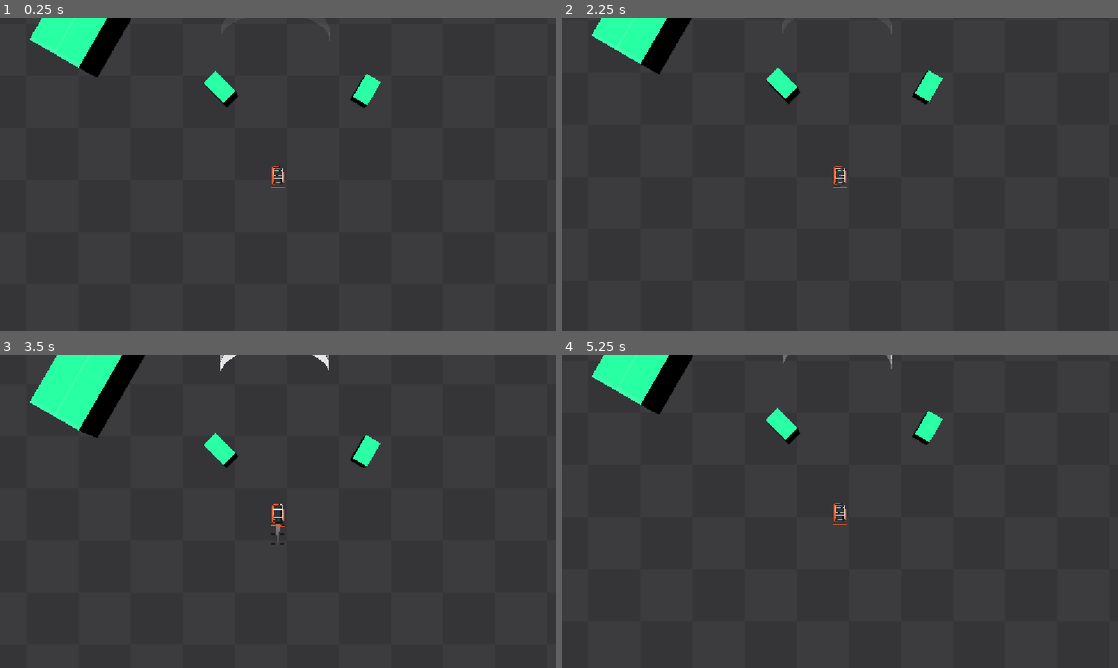
Above: before the commit, frames 1-4 (two rows, left to right).
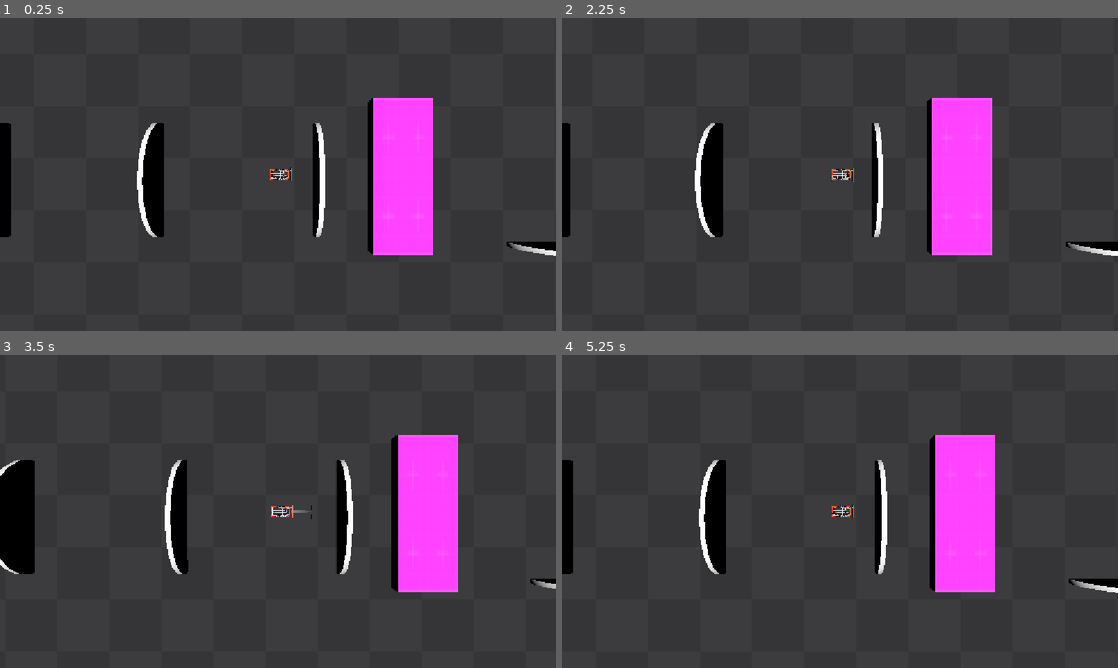
Above: after the commit, the same moments.

Repository: Blueturret/Kart_Drifting_Game
Game: Godot game, scene res://Scenes/Main.tscn
Same seed, same stepped clock (60 frames per second), same inputs: the game is played once before the commit and once after it.
Inputs:
- Up to frame 1 (0.25 s): no input
- Up to frame 2 (2.25 s): hold D (TurnRight) 0.53-1.28 s; hold Space (Drift) 0.53-1.28 s; hold A (TurnLeft) 1.28-2.03 s; tap S (Decelerate) at 1.35 s; tap Space (Drift) at 1.55 s; hold D (TurnRight) from 2.03 s (still down); hold Space (Drift) from 2.03 s (still down)
- Up to frame 3 (3.5 s): release D (TurnRight) at 2.78 s; release Space (Drift) at 2.78 s; hold W (Accelerate) from 2.78 s (still down); tap Space (Drift) at 2.85 s
- Up to frame 4 (5.25 s): release W (Accelerate) at 3.53 s; hold S (Decelerate) 3.53-4.28 s; hold A (TurnLeft) from 3.53 s (still down); tap Space (Drift) at 3.8, 4.35 s; tap R (ResetPos, bound only before the commit) at 4.15 s; tap Enter at 5 s; hold Space (Drift) from 5.03 s (still down)

The runs differ from the first frame. In frame 1, 12% of the frame differs, in the area x 0-100%, y 0-76%; in frame 2, 12%; in frame 3, 15%; in frame 4, 12%.

Commit message:
Updated particles for checkpoints, added final map region (fruit aisle) and added max drift time and cooldown

Diff:
--- a/Scenes/Checkpoint.tscn
+++ b/Scenes/Checkpoint.tscn
@@ -62,6 +62,7 @@
 
 [node name="particle_constant" type="GPUParticles3D" parent="." unique_id=1679009968]
 transform = Transform3D(1, 0, 0, 0, -4.371139e-08, -1, 0, 1, -4.371139e-08, 0, 0, -5.1000004)
+emitting = false
 amount = 3
 lifetime = 2.0
 explosiveness = 0.6
@@ -86,4 +87,10 @@
 transform = Transform3D(1, 0, 0, 0, 1, 0, 0, 0, 1, 0, -1.15, -10.95)
 size = Vector3(37.100002, 1.9, 30.5)
 
+[node name="CSGCylinder3D" type="CSGCylinder3D" parent="." unique_id=1444603743]
+transform = Transform3D(1, 0, 0, 0, -4.371139e-08, -1, 0, 1, -4.371139e-08, 0, 0, 0)
+radius = 12.6
+height = 1.0
+sides = 20
+
 [connection signal="body_entered" from="." to="." method="_on_body_entered"]
--- a/Scenes/Main.tscn
+++ b/Scenes/Main.tscn
@@ -101,7 +101,7 @@
 [node name="Main" type="Node3D" unique_id=759719230]
 
 [node name="Camera3D" type="Camera3D" parent="." unique_id=1901270284]
-transform = Transform3D(-1, -8.742278e-08, -3.821371e-15, 0, -4.371139e-08, 1, -8.742278e-08, 1, 4.371139e-08, 47.80002, 85, 6.4000015)
+transform = Transform3D(-1, -8.742278e-08, -3.821371e-15, 0, -4.371139e-08, 1, -8.742278e-08, 1, 4.371139e-08, -32.19998, 85, 269.8)
 fov = 45.0
 script = ExtResource("1_h1m7h")
 moveSpeed = 38.0
@@ -453,11 +453,215 @@
 use_collision = true
 size = Vector3(4, 8.8, 3.6000001)
 
+[node name="Fruit split" type="Node" parent="Environment" unique_id=2094165635]
+
+[node name="Obstacle9" type="CSGBox3D" parent="Environment/Fruit split" unique_id=566189126]
+transform = Transform3D(4.599234, 0, -0.49566835, 0, 0.65999997, 0, 1.2323613, 0, 1.8498591, -133.3272, 1.4609997, 496.75305)
+material_override = ExtResource("5_0sclb")
+use_collision = true
+size = Vector3(4.2000003, 8.8, 3.6000001)
+
+[node name="Obstacle10" type="CSGBox3D" parent="Environment/Fruit split" unique_id=863564363]
+transform = Transform3D(4.599234, 0, 0.4956682, 0, 0.65999997, 0, -1.2323608, 0, 1.8498591, -161.90775, 1.4609997, 498.45575)
+material_override = ExtResource("5_0sclb")
+use_collision = true
+size = Vector3(5.8, 8.8, 3.6000001)
+
+[node name="Obstacle11" type="CSGBox3D" parent="Environment/Fruit split" unique_id=60087542]
+transform = Transform3D(4.7614775, 0, -3.576279e-08, 0, 0.65999997, 0, 2.861023e-07, 0, 1.915115, -147.50775, 1.4609997, 486.69574)
+material_override = ExtResource("5_0sclb")
+use_collision = true
+size = Vector3(5.8, 8.8, 3.6000001)
+
+[node name="Obstacle12" type="CSGBox3D" parent="Environment/Fruit split" unique_id=1325942162]
+transform = Transform3D(4.599234, 0, 0.4956682, 0, 0.65999997, 0, -1.2323608, 0, 1.8498591, -148.82776, 5.817, 491.49573)
+material_override = ExtResource("5_0sclb")
+use_collision = true
+size = Vector3(4, 8.8, 3.6000001)
+
+[node name="Obstacle17" type="CSGBox3D" parent="Environment/Fruit split" unique_id=482836954]
+transform = Transform3D(4.599234, 0, -0.49566835, 0, 0.65999997, 0, 1.2323613, 0, 1.8498591, -228.1272, 1.4609997, 499.95306)
+material_override = ExtResource("5_0sclb")
+use_collision = true
+size = Vector3(4.2000003, 8.8, 3.6000001)
+
+[node name="Obstacle18" type="CSGBox3D" parent="Environment/Fruit split" unique_id=951604027]
+transform = Transform3D(4.7614775, 0, -3.576279e-08, 0, 0.65999997, 0, 2.861023e-07, 0, 1.915115, -242.30775, 1.4609997, 489.89575)
+material_override = ExtResource("5_0sclb")
+use_collision = true
+size = Vector3(5.8, 8.8, 3.6000001)
+
+[node name="Obstacle19" type="CSGBox3D" parent="Environment/Fruit split" unique_id=34314696]
+transform = Transform3D(4.599234, 0, 0.4956682, 0, 0.65999997, 0, -1.2323608, 0, 1.8498591, -243.62776, 5.817, 494.69574)
+material_override = ExtResource("5_0sclb")
+use_collision = true
+size = Vector3(4, 8.8, 3.6000001)
+
+[node name="Obstacle13" type="CSGBox3D" parent="Environment/Fruit split" unique_id=1413738550]
+transform = Transform3D(4.5992336, 0, -0.49566832, 0, 0.65999997, 0, 1.2323613, 0, 1.849859, -193.97156, 1.4609997, 492.31952)
+material_override = ExtResource("5_0sclb")
+use_collision = true
+size = Vector3(5.8, 8.8, 3.6000001)
+
+[node name="Obstacle14" type="CSGBox3D" parent="Environment/Fruit split" unique_id=1450057641]
+transform = Transform3D(4.5992336, 0, -0.49566832, 0, 0.65999997, 0, 1.2323613, 0, 1.849859, -179.16394, 5.817, 492.83197)
+material_override = ExtResource("5_0sclb")
+use_collision = true
+size = Vector3(4, 8.8, 3.6000001)
+
+[node name="Obstacle15" type="CSGBox3D" parent="Environment/Fruit split" unique_id=2009105975]
+transform = Transform3D(4.7614775, 0, -8.940697e-08, 0, 0.66, 0, 3.5762787e-07, 0, 1.9151151, -214.58562, 1.4609997, 497.8445)
+material_override = ExtResource("5_0sclb")
+use_collision = true
+size = Vector3(5.8, 8.8, 3.6000001)
+
+[node name="Obstacle16" type="CSGBox3D" parent="Environment/Fruit split" unique_id=1709939661]
+transform = Transform3D(4.7614775, 0, -8.940697e-08, 0, 0.66, 0, 3.5762787e-07, 0, 1.9151151, -200.14992, 5.817, 494.507)
+material_override = ExtResource("5_0sclb")
+use_collision = true
+size = Vector3(4, 8.8, 3.6000001)
+
+[node name="Checkpoint13" parent="Environment/Fruit split" unique_id=1488605737 node_paths=PackedStringArray("multiplierBar") instance=ExtResource("6_sxkr1")]
+transform = Transform3D(0.70710665, 0, 0.70710665, 0, 1, 0, -0.70710665, 0, 0.70710665, 82.93455, 1.3750002, 289.30197)
+multiplierBar = NodePath("../../../Multiplier bar")
+
+[node name="Checkpoint14" parent="Environment/Fruit split" unique_id=2041119325 node_paths=PackedStringArray("multiplierBar") instance=ExtResource("6_sxkr1")]
+transform = Transform3D(0.9999997, 0, 0, 0, 1, 0, 0, 0, 0.9999997, 101.31933, 1.3750002, 322.96027)
+multiplierBar = NodePath("../../../Multiplier bar")
+
+[node name="Checkpoint16" parent="Environment/Fruit split" unique_id=1978678686 node_paths=PackedStringArray("multiplierBar") instance=ExtResource("6_sxkr1")]
+transform = Transform3D(0.70710653, 0, -0.70710665, 0, 1, 0, 0.70710665, 0, 0.70710653, 75.02727, 1.3750002, 483.58508)
+multiplierBar = NodePath("../../../Multiplier bar")
+
+[node name="Checkpoint17" parent="Environment/Fruit split" unique_id=618447288 node_paths=PackedStringArray("multiplierBar") instance=ExtResource("6_sxkr1")]
+transform = Transform3D(-4.371137e-08, 0, -0.99999964, 0, 1, 0, 0.99999964, 0, -4.371137e-08, 46.968975, 1.3750002, 493.5699)
+multiplierBar = NodePath("../../../Multiplier bar")
+
+[node name="Checkpoint23" parent="Environment/Fruit split" unique_id=1349065296 node_paths=PackedStringArray("multiplierBar") instance=ExtResource("6_sxkr1")]
+transform = Transform3D(-4.371137e-08, 0, -0.99999964, 0, 1, 0, 0.99999964, 0, -4.371137e-08, 14.168973, 1.3750002, 493.5699)
+multiplierBar = NodePath("../../../Multiplier bar")
+
+[node name="Checkpoint24" parent="Environment/Fruit split" unique_id=954852152 node_paths=PackedStringArray("multiplierBar") instance=ExtResource("6_sxkr1")]
+transform = Transform3D(-4.371137e-08, 0, -0.99999964, 0, 1, 0, 0.99999964, 0, -4.371137e-08, -18.231028, 1.3750002, 493.5699)
+multiplierBar = NodePath("../../../Multiplier bar")
+
+[node name="Checkpoint39" parent="Environment/Fruit split" unique_id=1313100647 node_paths=PackedStringArray("multiplierBar") instance=ExtResource("6_sxkr1")]
+transform = Transform3D(1.4901161e-08, 0, -0.99999946, 0, 1, 0, 0.99999946, 0, 1.4901161e-08, -333.43106, 1.3750002, 491.16983)
+multiplierBar = NodePath("../../../Multiplier bar")
+
+[node name="Checkpoint40" parent="Environment/Fruit split" unique_id=735518770 node_paths=PackedStringArray("multiplierBar") instance=ExtResource("6_sxkr1")]
+transform = Transform3D(-0.49999982, 0, -0.86602503, 0, 1, 0, 0.86602503, 0, -0.49999982, -305.29773, 1.3750002, 513.9364)
+multiplierBar = NodePath("../../../Multiplier bar")
+
+[node name="Checkpoint41" parent="Environment/Fruit split" unique_id=1681710877 node_paths=PackedStringArray("multiplierBar") instance=ExtResource("6_sxkr1")]
+transform = Transform3D(-0.258819, 0, -0.96592546, 0, 1, 0, 0.96592546, 0, -0.258819, -281.4977, 1.3750002, 524.7364)
+multiplierBar = NodePath("../../../Multiplier bar")
+
+[node name="Checkpoint48" parent="Environment/Fruit split" unique_id=306415044 node_paths=PackedStringArray("multiplierBar") instance=ExtResource("6_sxkr1")]
+transform = Transform3D(0.2588188, 0, -0.96592534, 0, 1, 0, 0.96592534, 0, 0.2588188, -67.29768, 1.3750002, 529.3364)
+multiplierBar = NodePath("../../../Multiplier bar")
+
+[node name="Checkpoint49" parent="Environment/Fruit split" unique_id=530830837 node_paths=PackedStringArray("multiplierBar") instance=ExtResource("6_sxkr1")]
+transform = Transform3D(0.49999976, 0, -0.8660249, 0, 1, 0, 0.8660249, 0, 0.49999976, -45.297688, 1.3750002, 519.7364)
+multiplierBar = NodePath("../../../Multiplier bar")
+
+[node name="Checkpoint50" parent="Environment/Fruit split" unique_id=159966186 node_paths=PackedStringArray("multiplierBar") instance=ExtResource("6_sxkr1")]
+transform = Transform3D(-8.940697e-08, 2.1855692e-08, -0.9999995, 8.1566526e-08, 1, 2.1855675e-08, 0.9999995, -8.156656e-08, -8.940697e-08, -94.09771, 1.3750002, 530.9364)
+multiplierBar = NodePath("../../../Multiplier bar")
+
+[node name="Checkpoint51" parent="Environment/Fruit split" unique_id=1250411050 node_paths=PackedStringArray("multiplierBar") instance=ExtResource("6_sxkr1")]
+transform = Transform3D(-8.940697e-08, 2.1855692e-08, -0.9999995, 8.1566526e-08, 1, 2.1855675e-08, 0.9999995, -8.156656e-08, -8.940697e-08, -126.49771, 1.3750002, 530.9364)
+multiplierBar = NodePath("../../../Multiplier bar")
+
+[node name="Checkpoint54" parent="Environment/Fruit split" unique_id=1906909198 node_paths=PackedStringArray("multiplierBar") instance=ExtResource("6_sxkr1")]
+transform = Transform3D(-8.940697e-08, 2.1855692e-08, -0.9999995, 8.1566526e-08, 1, 2.1855675e-08, 0.9999995, -8.156656e-08, -8.940697e-08, -159.09772, 1.3750002, 530.9364)
+multiplierBar = NodePath("../../../Multiplier bar")
+
+[node name="Checkpoint55" parent="Environment/Fruit split" unique_id=773650421 node_paths=PackedStringArray("multiplierBar") instance=ExtResource("6_sxkr1")]
+transform = Transform3D(-8.940697e-08, 2.1855692e-08, -0.9999995, 8.1566526e-08, 1, 2.1855675e-08, 0.9999995, -8.156656e-08, -8.940697e-08, -191.69772, 1.3750002, 530.9364)
+multiplierBar = NodePath("../../../Multiplier bar")
+
+[node name="Checkpoint56" parent="Environment/Fruit split" unique_id=1067098532 node_paths=PackedStringArray("multiplierBar") instance=ExtResource("6_sxkr1")]
+transform = Transform3D(-8.940697e-08, 2.1855692e-08, -0.9999995, 8.1566526e-08, 1, 2.1855675e-08, 0.9999995, -8.156656e-08, -8.940697e-08, -224.69772, 1.3750002, 530.9364)
+multiplierBar = NodePath("../../../Multiplier bar")
+
+[node name="Checkpoint57" parent="Environment/Fruit split" unique_id=519138784 node_paths=PackedStringArray("multiplierBar") instance=ExtResource("6_sxkr1")]
+transform = Transform3D(-8.940697e-08, 2.1855692e-08, -0.9999995, 8.1566526e-08, 1, 2.1855675e-08, 0.9999995, -8.156656e-08, -8.940697e-08, -257.29773, 1.3750002, 530.9364)
+multiplierBar = NodePath("../../../Multiplier bar")
+
+[node name="Checkpoint42" parent="Environment/Fruit split" unique_id=1207219934 node_paths=PackedStringArray("multiplierBar") instance=ExtResource("6_sxkr1")]
+transform = Transform3D(0.49999982, 0, -0.8660251, 0, 1, 0, 0.8660251, 0, 0.49999982, -303.49774, 1.3750002, 461.1366)
+multiplierBar = NodePath("../../../Multiplier bar")
+
+[node name="Checkpoint43" parent="Environment/Fruit split" unique_id=405886215 node_paths=PackedStringArray("multiplierBar") instance=ExtResource("6_sxkr1")]
+transform = Transform3D(0.25881886, 0, -0.96592546, 0, 1, 0, 0.96592546, 0, 0.25881886, -279.89777, 1.3750002, 456.5366)
+multiplierBar = NodePath("../../../Multiplier bar")
+
+[node name="Checkpoint58" parent="Environment/Fruit split" unique_id=1930828847 node_paths=PackedStringArray("multiplierBar") instance=ExtResource("6_sxkr1")]
+transform = Transform3D(-0.25881904, 0, -0.96592534, 0, 1, 0, 0.96592534, 0, -0.25881904, -67.354645, 1.3750002, 456.2103)
+multiplierBar = NodePath("../../../Multiplier bar")
+
+[node name="Checkpoint59" parent="Environment/Fruit split" unique_id=1094552028 node_paths=PackedStringArray("multiplierBar") instance=ExtResource("6_sxkr1")]
+transform = Transform3D(-0.4999997, 0, -0.866025, 0, 1, 0, 0.866025, 0, -0.4999997, -44.640774, 1.3750002, 470.06287)
+multiplierBar = NodePath("../../../Multiplier bar")
+
+[node name="Checkpoint60" parent="Environment/Fruit split" unique_id=760866525 node_paths=PackedStringArray("multiplierBar") instance=ExtResource("6_sxkr1")]
+transform = Transform3D(-8.940697e-08, 2.1855692e-08, -0.9999995, 8.156651e-08, 1, 2.1855675e-08, 0.9999995, -8.1566554e-08, -8.940697e-08, -93.297745, 1.3750002, 454.5366)
+multiplierBar = NodePath("../../../Multiplier bar")
+
+[node name="Checkpoint61" parent="Environment/Fruit split" unique_id=1344238784 node_paths=PackedStringArray("multiplierBar") instance=ExtResource("6_sxkr1")]
+transform = Transform3D(-8.940697e-08, 2.1855692e-08, -0.9999995, 8.156651e-08, 1, 2.1855675e-08, 0.9999995, -8.1566554e-08, -8.940697e-08, -125.69774, 1.3750002, 454.5366)
+multiplierBar = NodePath("../../../Multiplier bar")
+
+[node name="Checkpoint62" parent="Environment/Fruit split" unique_id=1567376612 node_paths=PackedStringArray("multiplierBar") instance=ExtResource("6_sxkr1")]
+transform = Transform3D(-8.940697e-08, 2.1855692e-08, -0.9999995, 8.156651e-08, 1, 2.1855675e-08, 0.9999995, -8.1566554e-08, -8.940697e-08, -158.29774, 1.3750002, 454.5366)
+multiplierBar = NodePath("../../../Multiplier bar")
+
+[node name="Checkpoint63" parent="Environment/Fruit split" unique_id=1377034279 node_paths=PackedStringArray("multiplierBar") instance=ExtResource("6_sxkr1")]
+transform = Transform3D(-8.940697e-08, 2.1855692e-08, -0.9999995, 8.156651e-08, 1, 2.1855675e-08, 0.9999995, -8.1566554e-08, -8.940697e-08, -190.89775, 1.3750002, 454.5366)
+multiplierBar = NodePath("../../../Multiplier bar")
+
+[node name="Checkpoint64" parent="Environment/Fruit split" unique_id=2073597105 node_paths=PackedStringArray("multiplierBar") instance=ExtResource("6_sxkr1")]
+transform = Transform3D(-8.940697e-08, 2.1855692e-08, -0.9999995, 8.156651e-08, 1, 2.1855675e-08, 0.9999995, -8.1566554e-08, -8.940697e-08, -223.89775, 1.3750002, 454.5366)
+multiplierBar = NodePath("../../../Multiplier bar")
+
+[node name="Checkpoint65" parent="Environment/Fruit split" unique_id=1036589878 node_paths=PackedStringArray("multiplierBar") instance=ExtResource("6_sxkr1")]
+transform = Transform3D(-8.940697e-08, 2.1855692e-08, -0.9999995, 8.156651e-08, 1, 2.1855675e-08, 0.9999995, -8.1566554e-08, -8.940697e-08, -256.49774, 1.3750002, 454.5366)
+multiplierBar = NodePath("../../../Multiplier bar")
+
+[node name="Checkpoint32" parent="Environment/Fruit split" unique_id=460393163 node_paths=PackedStringArray("multiplierBar") instance=ExtResource("6_sxkr1")]
+transform = Transform3D(1.0530022e-07, 4.371138e-08, 0.9999999, -4.371139e-08, 1, -4.3711374e-08, -0.9999999, -4.371138e-08, 1.0530022e-07, -6.195035, 1.3750002, 268.59875)
+multiplierBar = NodePath("../../../Multiplier bar")
+
+[node name="Checkpoint34" parent="Environment/Fruit split" unique_id=1669484209 node_paths=PackedStringArray("multiplierBar") instance=ExtResource("6_sxkr1")]
+transform = Transform3D(1.0530022e-07, 4.371138e-08, 0.9999999, -4.371139e-08, 1, -4.3711374e-08, -0.9999999, -4.371138e-08, 1.0530022e-07, 28.004965, 1.3750002, 268.59875)
+multiplierBar = NodePath("../../../Multiplier bar")
+
+[node name="Checkpoint53" parent="Environment/Fruit split" unique_id=290592407 node_paths=PackedStringArray("multiplierBar") instance=ExtResource("6_sxkr1")]
+transform = Transform3D(0.2588191, 5.3535288e-08, 0.9659257, -4.3711385e-08, 1, -4.371137e-08, -0.9659257, -3.0908613e-08, 0.2588191, 57.604965, 1.3750002, 273.79877)
+multiplierBar = NodePath("../../../Multiplier bar")
+
+[node name="Checkpoint35" parent="Environment/Fruit split" unique_id=1814279899 node_paths=PackedStringArray("multiplierBar") instance=ExtResource("6_sxkr1")]
+transform = Transform3D(0.9999999, 4.3711374e-08, -1.490116e-07, -4.3711385e-08, 1, -4.371137e-08, 1.490116e-07, 4.3711378e-08, 0.9999999, 101.33049, 1.3750002, 355.85553)
+multiplierBar = NodePath("../../../Multiplier bar")
+
+[node name="Checkpoint36" parent="Environment/Fruit split" unique_id=909045349 node_paths=PackedStringArray("multiplierBar") instance=ExtResource("6_sxkr1")]
+transform = Transform3D(0.9999999, 4.3711374e-08, -1.490116e-07, -4.3711385e-08, 1, -4.371137e-08, 1.490116e-07, 4.3711378e-08, 0.9999999, 101.33049, 1.3750002, 389.0555)
+multiplierBar = NodePath("../../../Multiplier bar")
+
+[node name="Checkpoint37" parent="Environment/Fruit split" unique_id=836941510 node_paths=PackedStringArray("multiplierBar") instance=ExtResource("6_sxkr1")]
+transform = Transform3D(0.9999999, 4.3711374e-08, -1.490116e-07, -4.3711385e-08, 1, -4.371137e-08, 1.490116e-07, 4.3711378e-08, 0.9999999, 100.53049, 1.3750002, 422.4555)
+multiplierBar = NodePath("../../../Multiplier bar")
+
+[node name="Checkpoint52" parent="Environment/Fruit split" unique_id=1022963564 node_paths=PackedStringArray("multiplierBar") instance=ExtResource("6_sxkr1")]
+transform = Transform3D(0.96592563, 3.0908605e-08, -0.25881916, -4.371138e-08, 1, -4.3711367e-08, 0.25881916, 5.353528e-08, 0.96592563, 91.33048, 1.3750002, 459.4555)
+multiplierBar = NodePath("../../../Multiplier bar")
+
 [node name="Default position" type="Node3D" parent="." unique_id=627747539]
-transform = Transform3D(1, 0, 0, 0, 1, 0, 0, 0, 1, 47.80002, 1.2702271, 6.4000015)
+transform = Transform3D(1, 0, 0, 0, 1, 0, 0, 0, 1, -32.19998, 1.2702271, 269.8)
 
 [node name="Kart" type="RigidBody3D" parent="." unique_id=1636508589 node_paths=PackedStringArray("wheels", "defaultPosition")]
-transform = Transform3D(1, 0, 0, 0, 1, 0, 0, 0, 1, 47.80002, 1.2702271, 6.4000015)
+transform = Transform3D(-4.371139e-08, 0, 1, 0, 1, 0, -1, 0, -4.371139e-08, -32.19998, 1.2702271, 269.8)
 collision_layer = 3
 mass = 60.0
 linear_damp_mode = 1
@@ -612,4 +816,12 @@
 _defaults_have_been_set = true
 metadata/_custom_type_script = "uid://bg21kqevdu4kt"
 
+[node name="MaxDriftTimer" type="Timer" parent="Kart" unique_id=1446946310]
+wait_time = 2.0
+
+[node name="DriftCooldown" type="Timer" parent="Kart" unique_id=453174280]
+wait_time = 1.25
+
 [connection signal="body_exited" from="Environment/Freezer corridor/Button trigger" to="Camera3D" method="_on_button_trigger_body_exited"]
+[connection signal="timeout" from="Kart/MaxDriftTimer" to="Kart" method="_on_drift_timer_timeout"]
+[connection signal="timeout" from="Kart/DriftCooldown" to="Kart" method="_on_drift_cooldown_timeout"]
--- a/Scripts/CarSuspension.gd
+++ b/Scripts/CarSuspension.gd
@@ -4,23 +4,30 @@
 
 @export var wheels : Array[RaycastWheel]
 
-@export_category("Car acceleration")
+##### CAR ACCELERATION #####
+@export_category("Kart controls")
 @export var acceleration := 600.0
 @export var accelerationCurve : Curve
 @export var maxSpeed := 20.0
 
+@export var turnSpeed := 0.8
+@export var maxRotation := 12.5
+@export var slippingTraction := 0.1
+
+var tireTurnSpeed : float
+var tireMaxRotation : float
+
+##### DRIFTING #####
 @export_category("Drifting")
-@export var turnSpeed := 0.8
 @export var driftTurnSpeed := 2.0
-var tireTurnSpeed : float
-
-@export var maxRotation := 12.5
 @export var driftMaxRotation := 25.0
-var tireMaxRotation : float
-
 @export var driftingTraction := 0.08
-@export var slippingTraction := 0.1
-
+
+@onready var driftTimer: Timer = $"MaxDriftTimer"
+@onready var driftCooldown: Timer = $"DriftCooldown"
+var canDrift : bool = true
+
+##### DEBUG #####
 @export_category("DEBUG")
 @export var defaultPosition : Node3D
 
@@ -39,25 +46,54 @@
 	if(event.is_action_pressed("Decelerate")): motorInput = -1
 	elif(event.is_action_released("Decelerate")): motorInput = 0
 
+	# Reset to global position
+	if(event.is_action("Reload")):
+		get_tree().reload_current_scene()
+
 	# Drifting
-	if(event.is_action_pressed("Drift")):
-
-		isDrifting = true
-		isSlipping = true
-
-		tireMaxRotation = driftMaxRotation
-		tireTurnSpeed = driftTurnSpeed
-
-	elif(event.is_action_released("Drift")):
-
-		isDrifting = false
-
-		tireMaxRotation = maxRotation
-		tireTurnSpeed = turnSpeed
-
-	# Reset to global position
-	if(event.is_action("ResetPos")):
-		get_tree().reload_current_scene()
+	if(canDrift):
+
+		if(event.is_action_pressed("Drift")):
+
+			isDrifting = true
+			isSlipping = true
+
+			tireMaxRotation = driftMaxRotation
+			tireTurnSpeed = driftTurnSpeed
+
+			# Prevent drifting forever
+			driftTimer.start()
+
+		elif(event.is_action_released("Drift")):
+
+			# Check if isDrifting is true to prevent timer from
+			# starting if key is pressed while in cooldown
+			if(isDrifting): StopDrift()
+
+func StopDrift() -> void:
+
+	isDrifting = false
+
+	tireMaxRotation = maxRotation
+	tireTurnSpeed = turnSpeed
+
+	canDrift = false
+
+	# Stop the timer to prevent unexpected behavior
+	driftTimer.stop()
+
+	# Start the cooldown timer
+	driftCooldown.start()
+
+func _on_drift_timer_timeout() -> void:
+
+	StopDrift()
+	driftTimer.stop()
+
+func _on_drift_cooldown_timeout() -> void:
+
+	canDrift = true
+	driftCooldown.stop()
 
 func _ready() -> void:
 
--- a/project.godot
+++ b/project.godot
@@ -78,7 +78,7 @@
 "events": [Object(InputEventKey,"resource_local_to_scene":false,"resource_name":"","device":-1,"window_id":0,"alt_press …(191 unchanged characters)…
 ]
 }
-ResetPos={
+Reload={
 "deadzone": 0.2,
 "events": [Object(InputEventKey,"resource_local_to_scene":false,"resource_name":"","device":-1,"window_id":0,"alt_press …(192 unchanged characters)…
 ]
Not shown: 1 places in Scenes/Main.tscn that only renumber resources
